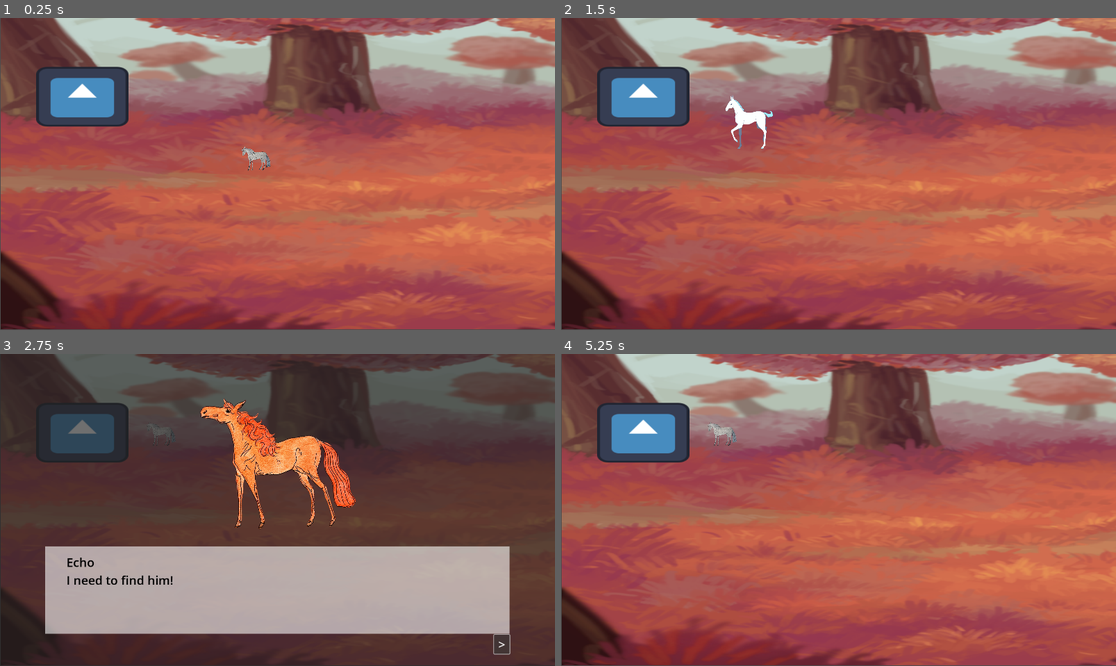
Above: before the commit, frames 1-4 (two rows, left to right).
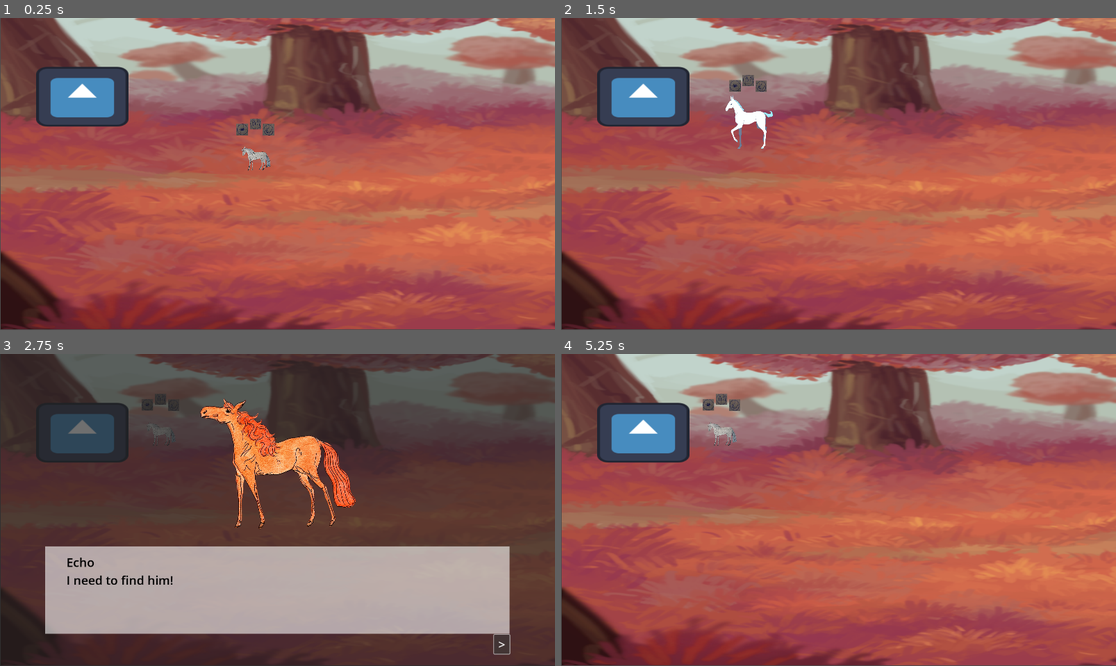
Above: after the commit, the same moments.

Repository: SartorialDragon/charger-escape-in-watercolor
Game: Godot game, scene res://scene_1.tscn
Two runs of this game, one before a commit and one after it. Both use one fixed random seed, a clock stepped at 60 frames per second and the inputs below. The engine's default icon, where the game draws it, is replaced by a stand-in: a white triangle on a blue panel in a dark square.
Inputs (mouse positions are in pixels of both pictures, inside the frame that each line leads up to):
- Up to frame 1 (0.25 s): no input
- Up to frame 2 (1.5 s): click (644, 96) at 0.5 s; click (749, 96) at 1.27 s
- Up to frame 3 (2.75 s): click ">" at 2 s
- Up to frame 4 (5.25 s): click (721, 400) at 2.77 s; click (733, 403) at 3.52 s; click (644, 432) at 4.25 s; click ">" at 5 s

The runs differ from the first frame. In frame 1, 0.2% of the frame differs, in the area x 42-50%, y 32-38%; in frame 2, 0.2%; in frame 3, 0.1%; in frame 4, 0.2%.

Commit message:
tiny things
made the senses thing visible permanently until the bug is fixed

Diff:
--- a/environment_1.gd
+++ b/environment_1.gd
@@ -50,15 +50,16 @@
 		# change state to sniff: play a sniff animation once, then idle
 		dialogue = load("res://Dialogue/E1_scent_remember.tres")
 		DialogueManager.start_dialogue(dialogue)
-		clues_interacted["StallionScent"] = true
+
 		await DialogueManager.dialogue_ended
-		for n in 100:
-			$Camera2D.position.x += 8
-			await get_tree().create_timer(0.00000001).timeout
-		clues_on_screen = get_tree().get_nodes_in_group("on_screen")
-		for n in clues_on_screen:
-			n.remove_from_group("on_screen")
-		$RockSlide.add_to_group("on_screen")
+		if not clues_interacted["StallionScent"]:
+			for n in 100:
+				$Camera2D.position.x += 8
+				await get_tree().create_timer(0.00000001).timeout
+			clues_on_screen = get_tree().get_nodes_in_group("on_screen")
+			$StallionScent.remove_from_group("on_screen")
+			$RockSlide.add_to_group("on_screen")
+			clues_interacted["StallionScent"] = true
 
 
 func _on_rock_slide_pressed() -> void:
--- a/player_horse.tscn
+++ b/player_horse.tscn
@@ -219,6 +219,7 @@
 metadata/_custom_type_script = "uid://b0qr2cagvysf3"
 
 [node name="Senses" parent="." instance=ExtResource("16_1r8bo")]
+visible = true
 offset_left = -17.0
 offset_top = -102.0
 offset_right = -6.0
--- a/scene_1.gd
+++ b/scene_1.gd
@@ -9,6 +9,7 @@
 
 func _ready():
 	Global.player_start_position = Vector2(900, 500)
+	Global.sense_mode_changed.connect(sense_change)
 	_on_see_button_pressed()
 
 
@@ -48,7 +49,7 @@
 	var B = 1.0
 	var A = 1.0
 	if Global.clues_interacted["Interactable 2"] == false:
-		for n in 250:
+		for n in 190:
 			R -= 0.005
 			G -= 0.005
 			B -= 0.005
@@ -103,8 +104,17 @@
 	print("Level finished!")
 
 
+func sense_change():
+	if Global.current_sense == Global.senses.SEE:
+		_on_see_button_pressed()
+	if Global.current_sense == Global.senses.HEAR:
+		_on_hear_button_pressed()
+	if Global.current_sense == Global.senses.SMELL:
+		_on_smell_button_pressed()
+
 # ToDo: add hotkeys for the sense modes too!
 func _on_see_button_pressed() -> void:
+	print("react")
 	visible_clues = get_tree().get_nodes_in_group("see")
 	update_sense()
 
